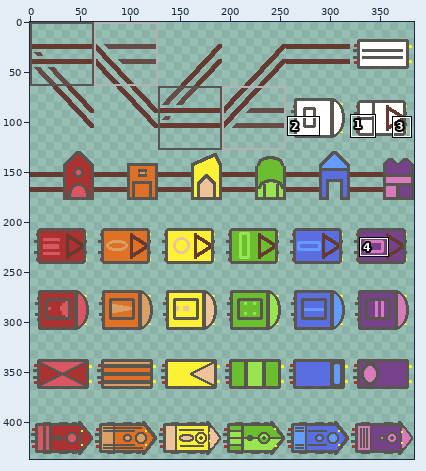
Two states of a sprite sheet, rails.png. The first picture is a wide view before the edit; the outline marks the close-up.
Close-up. Old version:
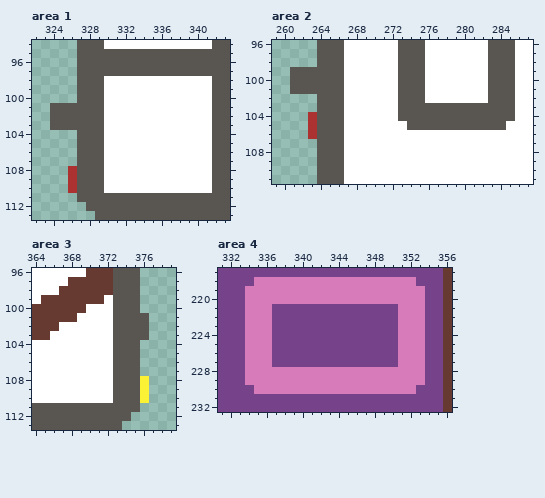
The file is 384x448 pixels. Colours within 5 levels of each other are drawn and written as one. Shown: area 1: x 322..343, y 94..113; area 2: x 259..287, y 96..111; area 3: x 364..379, y 96..113; area 4: x 331..356, y 217..232. The wide view leaves out empty margins. The commit also changed other parts of the picture, which this record leaves out.
The result:
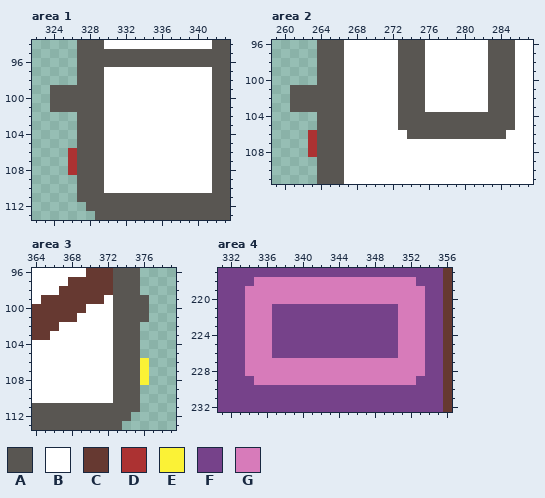
Palette (. is transparent): A #595652  B #ffffff  C #663931  D #ac3232  E #fbf236  F #76428a  G #d77bba
The edit:
Area 1:
y 97: x 330..341 AAAAAAAAAAAA -> BBBBBBBBBBBB
y 99..100: x 324..326 ... -> AAA
y 102..103: x 324..326 AAA -> ...
y 106..107: x 326 . -> D
y 109..110: x 326 D -> .
Area 2:
y 99..100: x 261..263 AAA -> ...
y 102: x 261..263 ... -> AAA
y 103: x 261..263 ... -> AAA; x 276..282 AAAAAAA -> BBBBBBB
y 104: x 263 D -> .
y 105: x 263 D -> .; x 273 B -> A; x 285 B -> A
y 106: x 274..284 BBBBBBBBBBB -> AAAAAAAAAAA
y 107..108: x 263 . -> D
Area 3:
y 99..100: x 376 . -> A
y 102..103: x 376 A -> .
y 106..107: x 376 . -> E
y 109..110: x 376 E -> .
Area 4:
y 227: x 337..350 FFFFFFFFFFFFFF -> GGGGGGGGGGGGGG
y 229: x 334 G -> F; x 353 G -> F
y 230: x 335..352 GGGGGGGGGGGGGGGGGG -> FFFFFFFFFFFFFFFFFF
